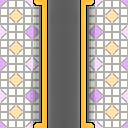
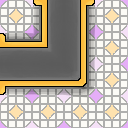
Layered file, before and after one edit (128x128). Changes by layer:
added layer "Corner Pipe" above "Corner Pipe Shadow" over (x1=0, y1=29, x2=95, y2=95)
added layer "Corner Pipe Shadow" above "Longways Pipe" over (x1=0, y1=29, x2=95, y2=98)
hid "Longways Pipe" over (x1=33, y1=29, x2=95, y2=128)
renamed "New Layer#1" to "Longways Pipe Shadow", hid it over (x1=30, y1=29, x2=96, y2=128)
